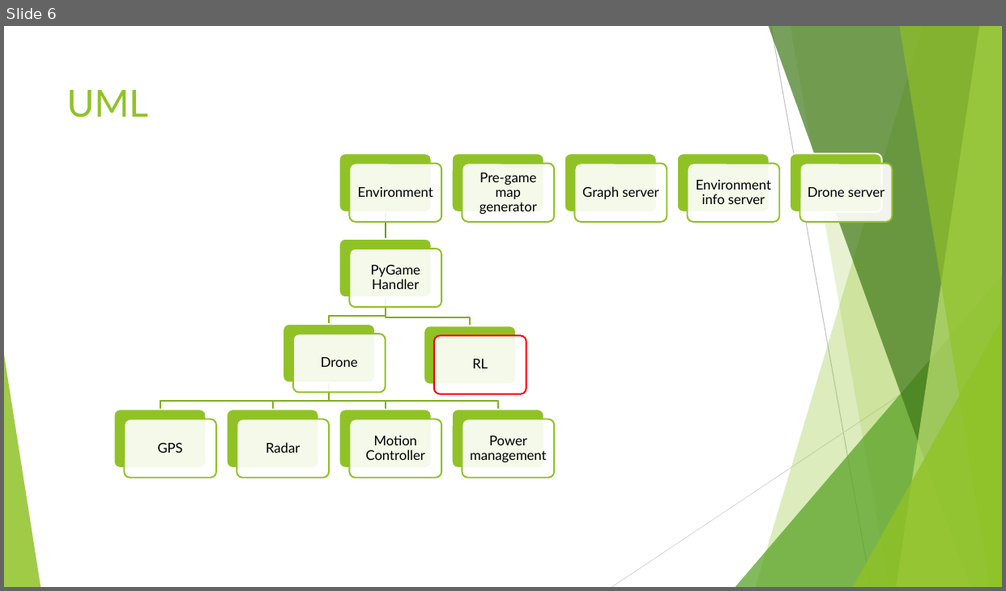
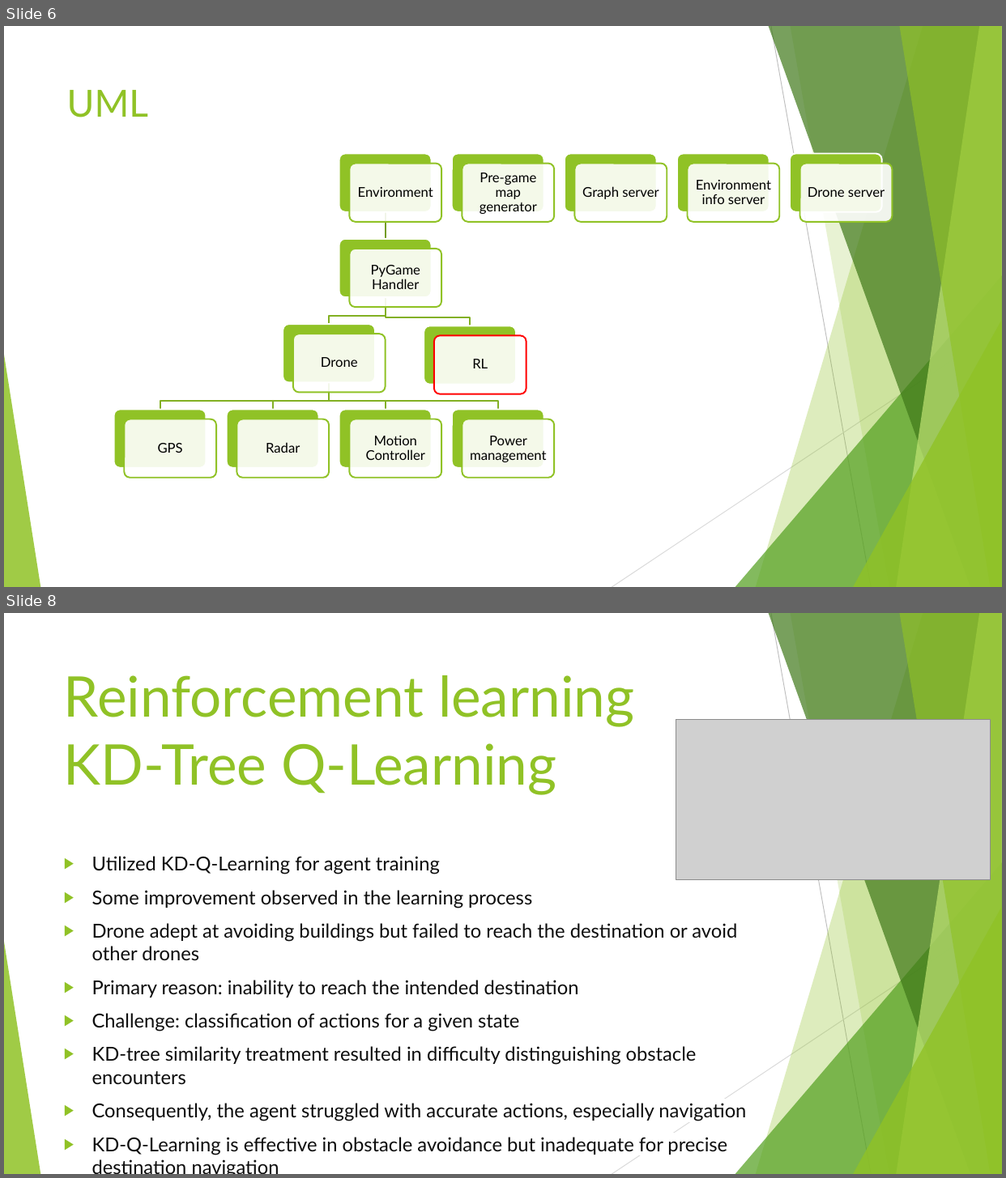
Before and after one commit to ShAssaf/DroneSim, a slide deck: Docs/Project_601.pptx. Shown one above the other, each under a label of ours: slide 6 before the commit, slides 6 and 8 after it; the slides between them are not shown. The pictures are 1006x591 and 1006x1178 pixels, drawn with LibreOffice and Linux fonts; fonts in the diff are those of the drawing; grey boxes stand for pictures. Boxes give left, top, right and bottom in pixels: in the first picture for what was removed or moved away, otherwise in the second. Text is boxed around its words. In the diff, an @@ line names an element or a change of style, - is before the commit and + after.

```diff
--- a/Docs/Project_601.pptx
+++ b/Docs/Project_601.pptx
@@ slide 8 added at box(4, 613, 1002, 1174), background #FFFFFF; not listed: 10 template elements that a slide beside it also shows @@
@@ text added at box(64, 675, 635, 795), 54 pt, text #90C226 @@
+Reinforcement learning KD-Tree Q-Learning
@@ picture added at box(675, 720, 991, 880) @@
@@ text added at box(92, 856, 746, 1156), 18.5 pt, text #0D0D0D @@
+▶ Utilized KD-Q-Learning for agent training
+▶ Some improvement observed in the learning process
+▶ Drone adept at avoiding buildings but failed to reach the destination or avoid other drones
+▶ Primary reason: inability to reach the intended destination
+▶ Challenge: classification of actions for a given state
+▶ KD-tree similarity treatment resulted in difficulty distinguishing obstacle encounters
+▶ Consequently, the agent struggled with accurate actions, especially navigation
+▶ KD-Q-Learning is effective in obstacle avoidance but inadequate for precise destination navigation
```
Also in this commit, not shown: 2 other slides added, 3 slides removed, 1 other file.
